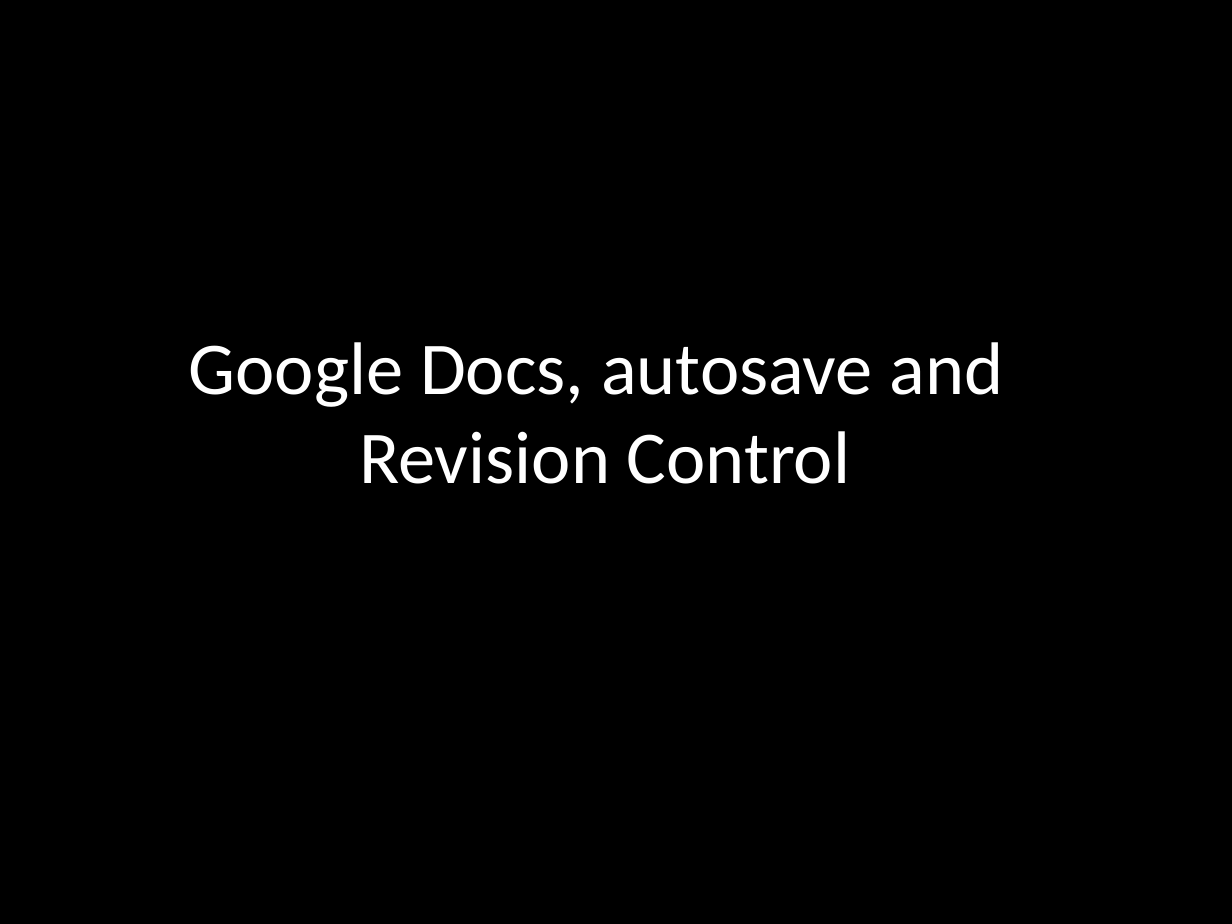
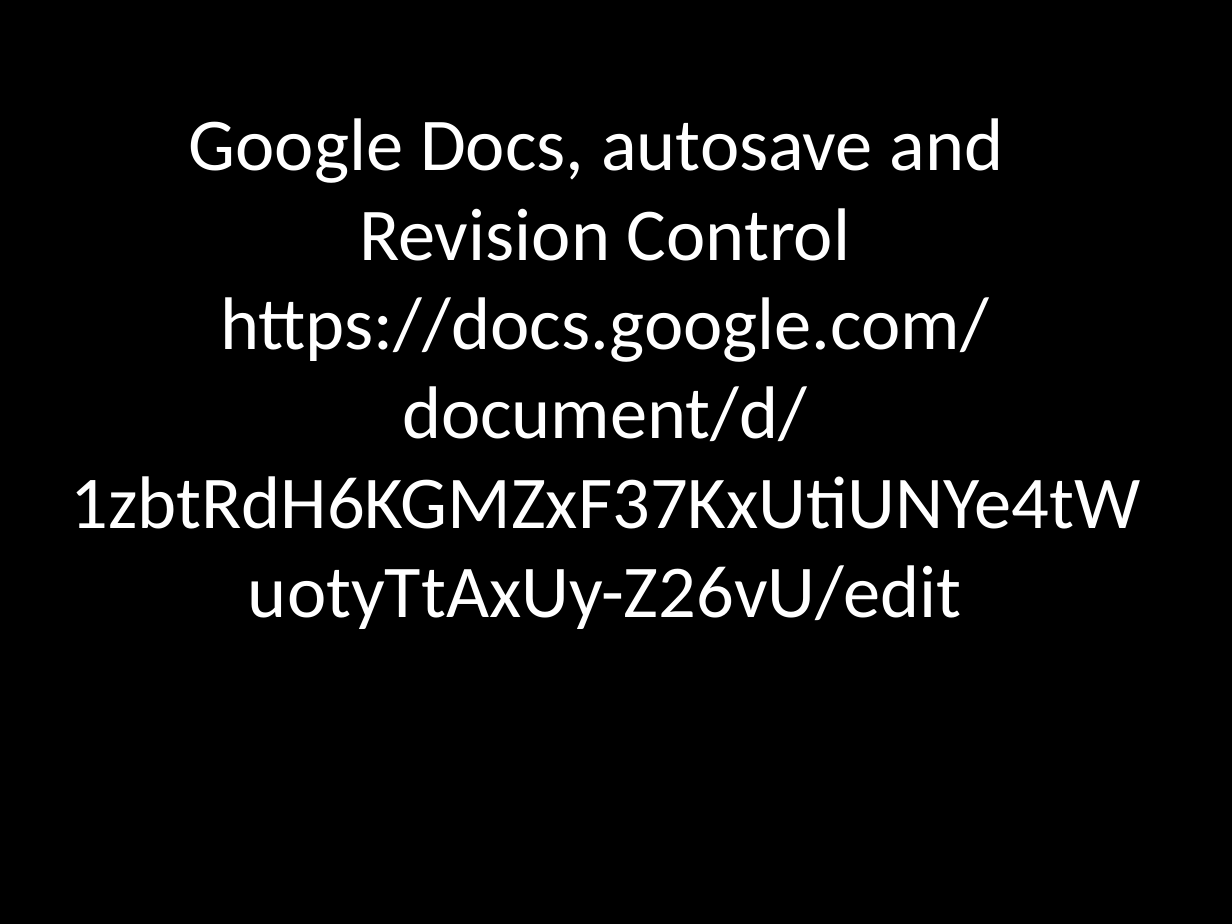
Before and after one commit to selenamarie/pyladiespdx-classes, a slide deck: slide 6 of intro_to_git/intro to git - branching and merging.odp. Drawn at 1232x924 pixels with LibreOffice and Linux fonts; fonts in the diff are those of the drawing. Boxes give left, top, right and bottom in pixels: in the first picture for what was removed or moved away, otherwise in the second. Text is boxed around its words. In the diff, an @@ line names an element or a change of style, - is before the commit and + after.

```diff
--- a/intro_to_git/intro to git - branching and merging.odp
+++ b/intro_to_git/intro to git - branching and merging.odp
@@ subtitle "Google Docs, autosave and Revision ...": place and size @@
-subtitle "Google Docs, autosave and Revision ..." at box(189, 342, 1004, 484)
+subtitle "Google Docs, autosave and Revision ..." at box(189, 118, 1004, 629)
@@ subtitle at box(220, 297, 989, 629): paragraph added @@
+https://docs.google.com/document/d/1zbtRdH6KGMZxF37KxUtiUNYe4tWuotyTtAxUy-Z26vU/edit
```
Also in this commit, not shown: 13 other slides changed, 2 slides added, 1 slide removed, 2 other files.
